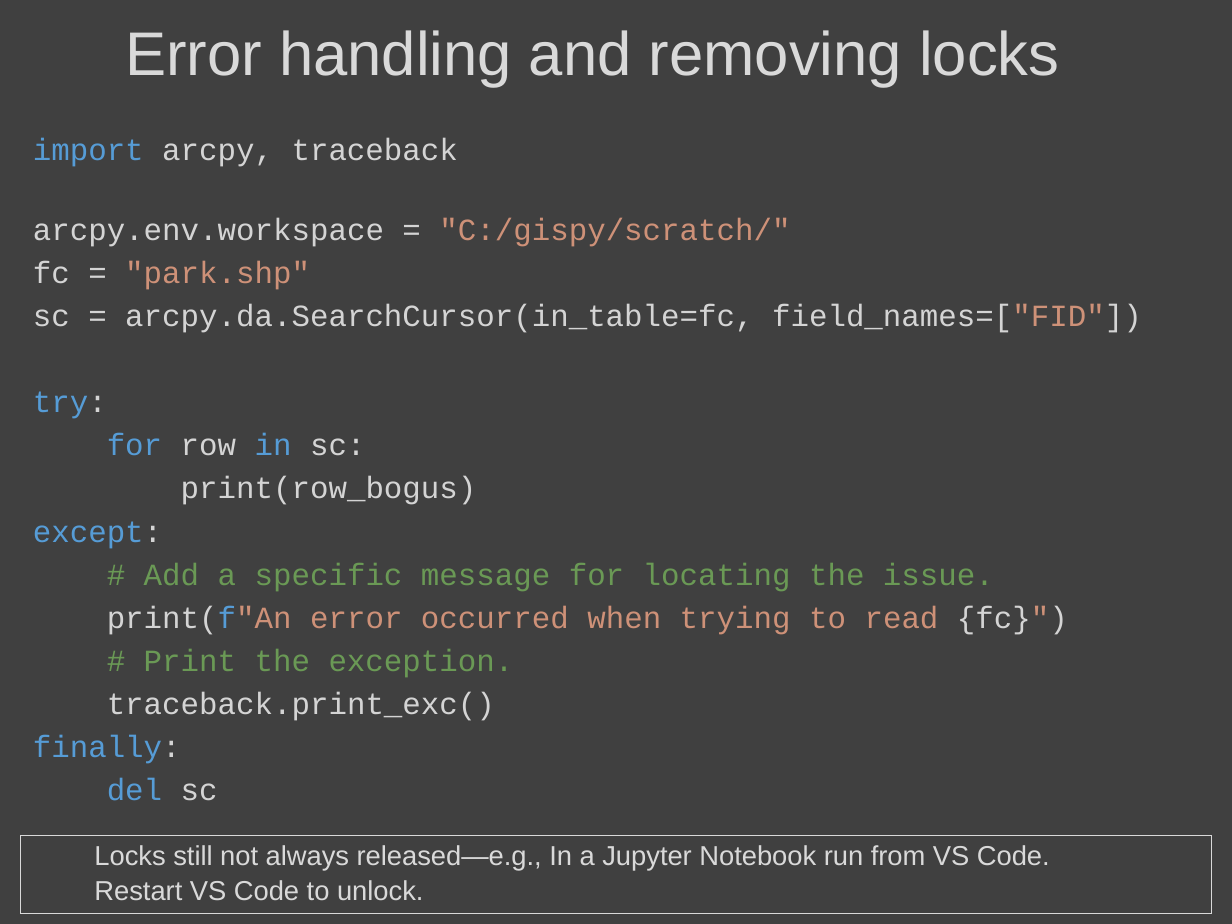
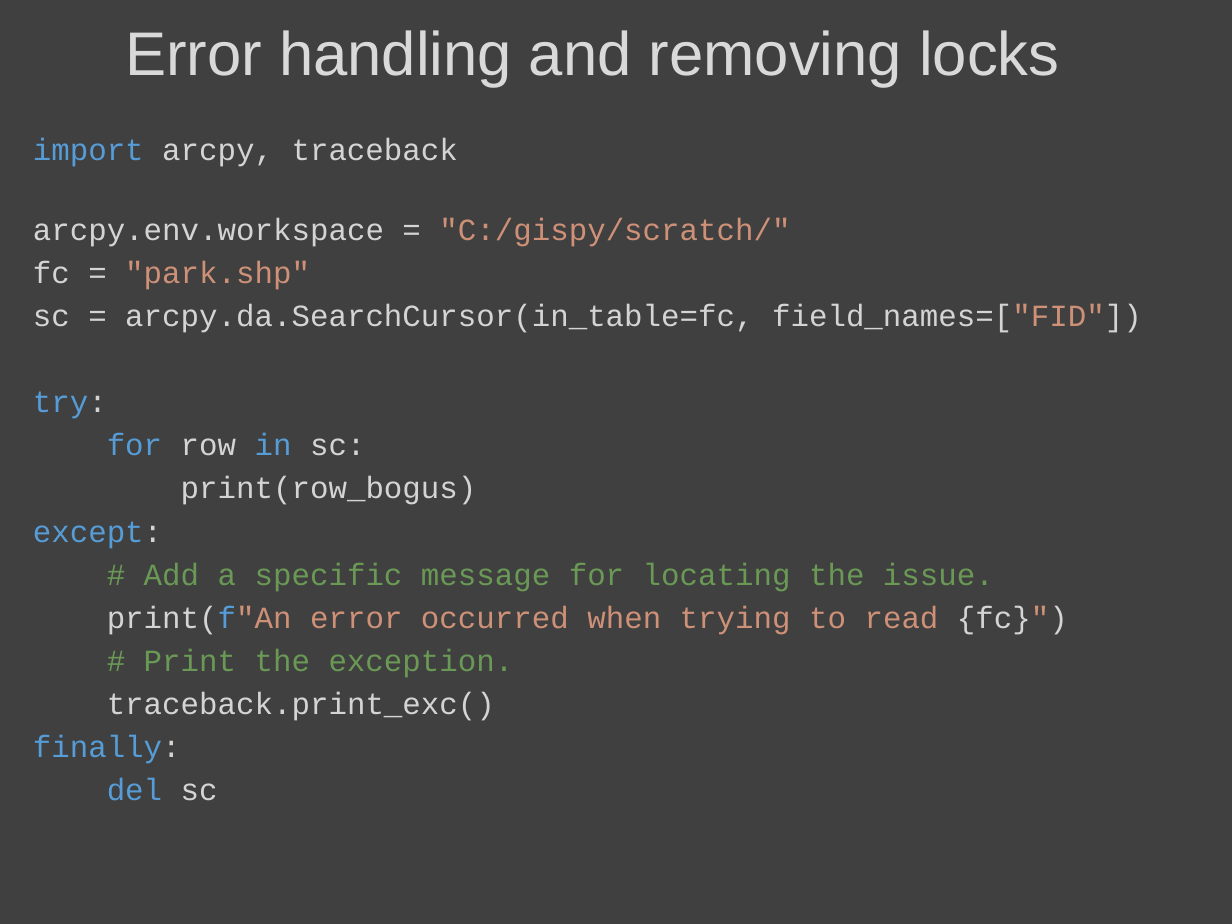
Before and after one commit to lgtateos/gis540, a slide deck: slide 104 of slides/cursors.pptx (slide 98 before the commit). Drawn at 1232x924 pixels with LibreOffice and Linux fonts; fonts in the diff are those of the drawing. Boxes give left, top, right and bottom in pixels: in the first picture for what was removed or moved away, otherwise in the second. Text is boxed around its words. In the diff, an @@ line names an element or a change of style, - is before the commit and + after.

```diff
--- a/slides/cursors.pptx
+++ b/slides/cursors.pptx
@@ rectangle removed at (21,835,1212,914) @@
-  Locks still not always released—e.g., In a Jupyter Notebook run from VS Code.
-  Restart VS Code to unlock.
```
Also in this commit, not shown: 12 other slides changed, 9 slides added, 3 slides removed.
